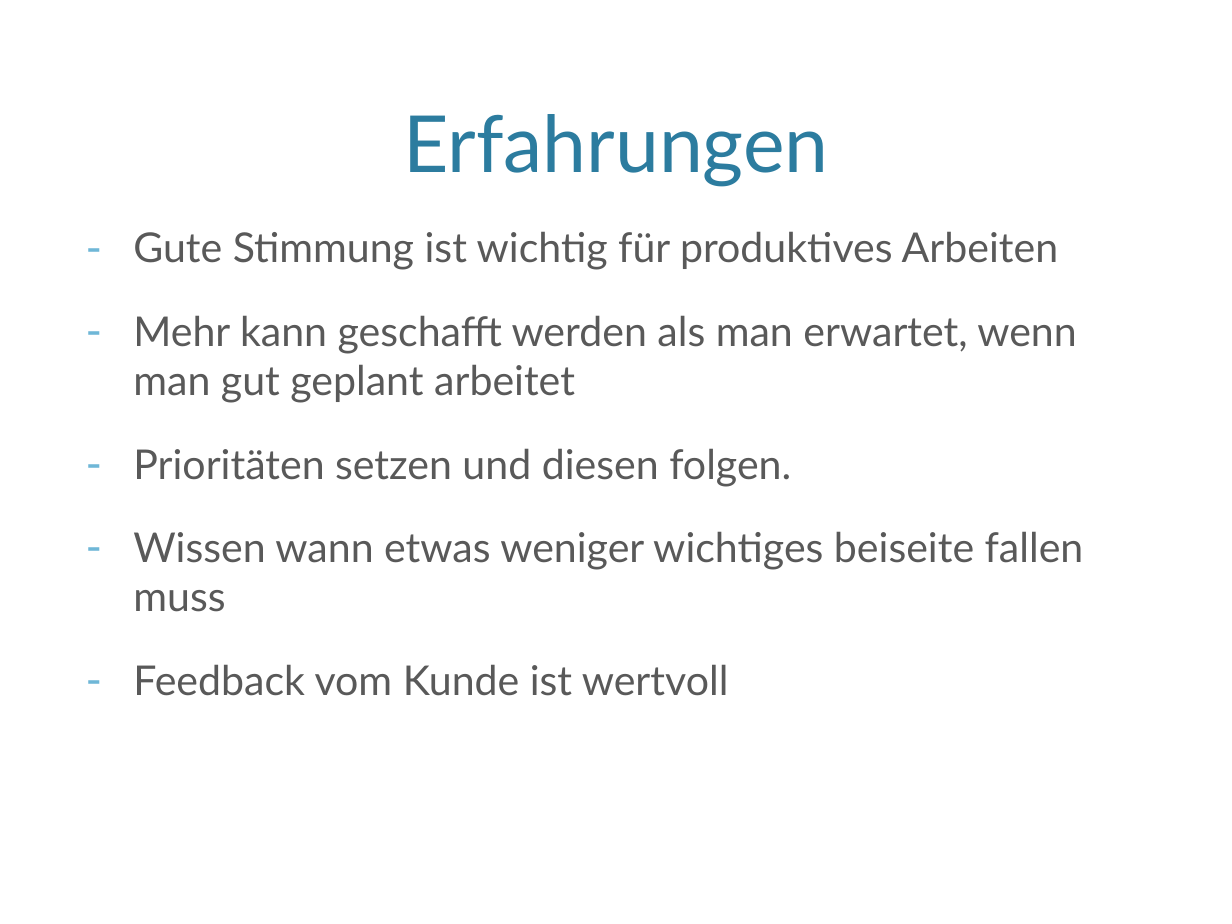
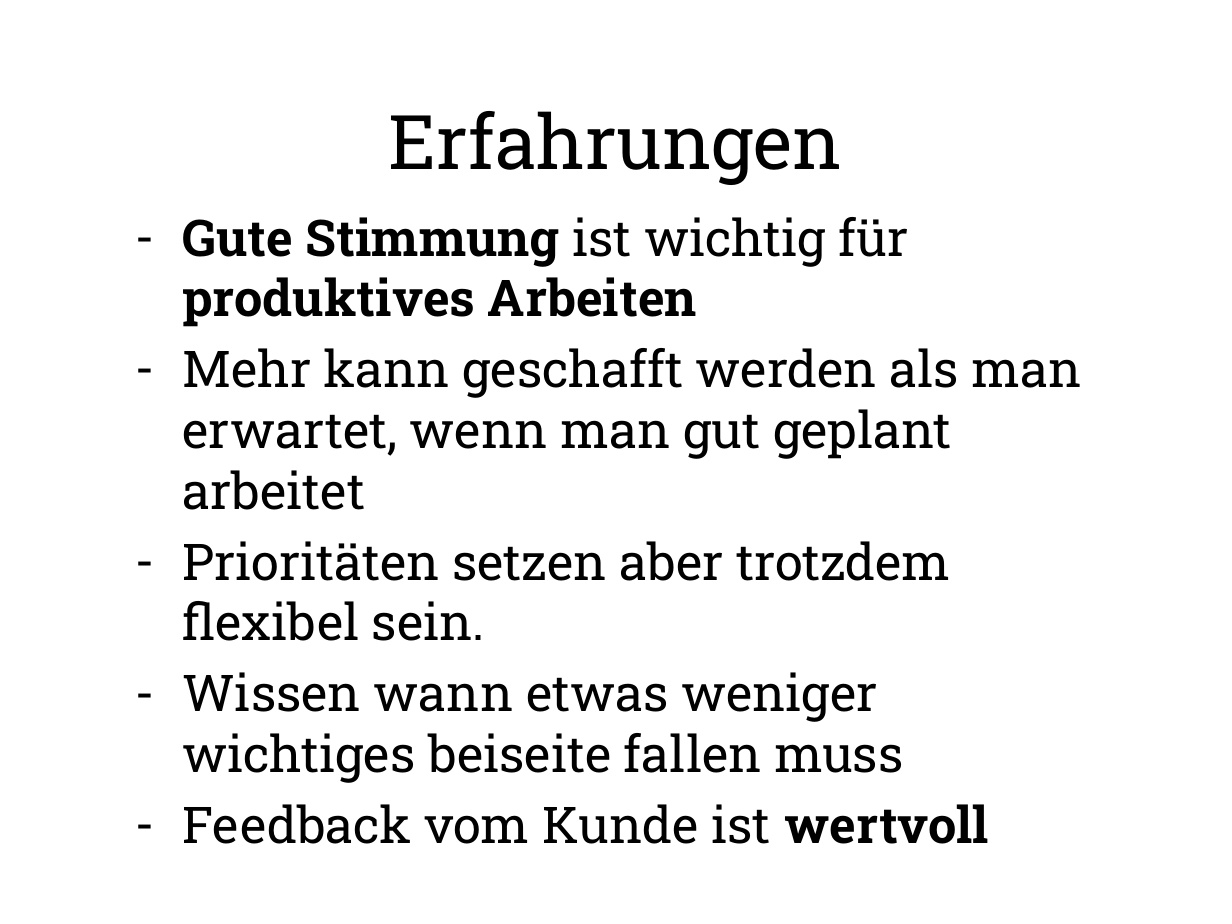
Before and after one commit to SWT-Projektgruppe-2015/Rollenspielmanager, a slide deck: slide 7 of Dokumente/SWT-Vortrag/SWTStudentenVortrag.pptx (slide 8 before the commit). Drawn at 1232x924 pixels with LibreOffice and Linux fonts; fonts in the diff are those of the drawing; background and template pictures are left out. Boxes give left, top, right and bottom in pixels: in the first picture for what was removed or moved away, otherwise in the second. Text is boxed around its words. In the diff, an @@ line names an element or a change of style, - is before the commit and + after.

Commit message:
Etwas sauberere Version, mit dem Hintergrund meiner letztem Vortrag

```diff
--- a/Dokumente/SWT-Vortrag/SWTStudentenVortrag.pptx
+++ b/Dokumente/SWT-Vortrag/SWTStudentenVortrag.pptx
@@ title "Erfahrungen" moved from (x1=403, y1=114, x2=828, y2=186) to (x1=389, y1=111, x2=843, y2=185) @@
@@ title "Erfahrungen" at (x1=389, y1=111, x2=843, y2=185): size 46 to 44 pt, font Lato to Roboto Slab, text colour #2C7C9F to #000000; vertical alignment bottom to middle @@
@@ text "Gute Stimmung ist wichtig für ..." moved from (x1=133, y1=231, x2=1084, y2=696) to (x1=182, y1=217, x2=1082, y2=844) @@
@@ text at (x1=182, y1=217, x2=1082, y2=844): size 24 to 29.6 pt, font Lato to Roboto Slab, text colour #595959 to #000000 in "Gute Stimmung ist wichtig für produktives Arbeiten", "Mehr kann geschafft werden als man erwartet, ...", "Wissen wann etwas weniger wichtiges beiseite fallen ...", "Feedback vom Kunde ist wertvoll"; bold on in "Gute Stimmung produktives Arbeiten", "wertvoll"; less space between paragraphs @@
@@ text at (x1=182, y1=541, x2=951, y2=641): text changed; size 24 to 29.6 pt; font Lato to Roboto Slab; text colour #595959 to #000000 @@
-– Prioritäten setzen und diesen folgen.
+– Prioritäten setzen aber trotzdem flexibel sein.
```
Also in this commit, not shown: 7 other slides changed, 1 slide removed.
